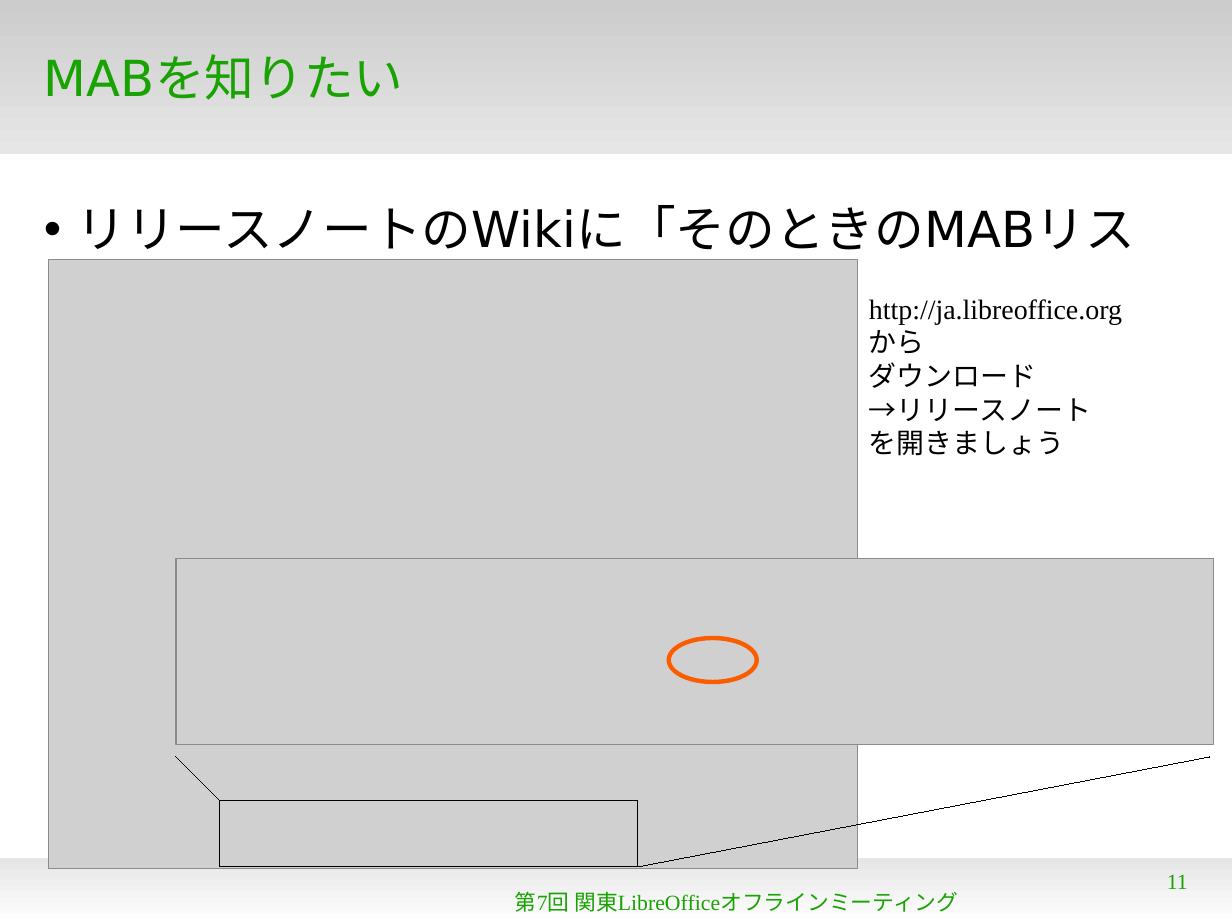
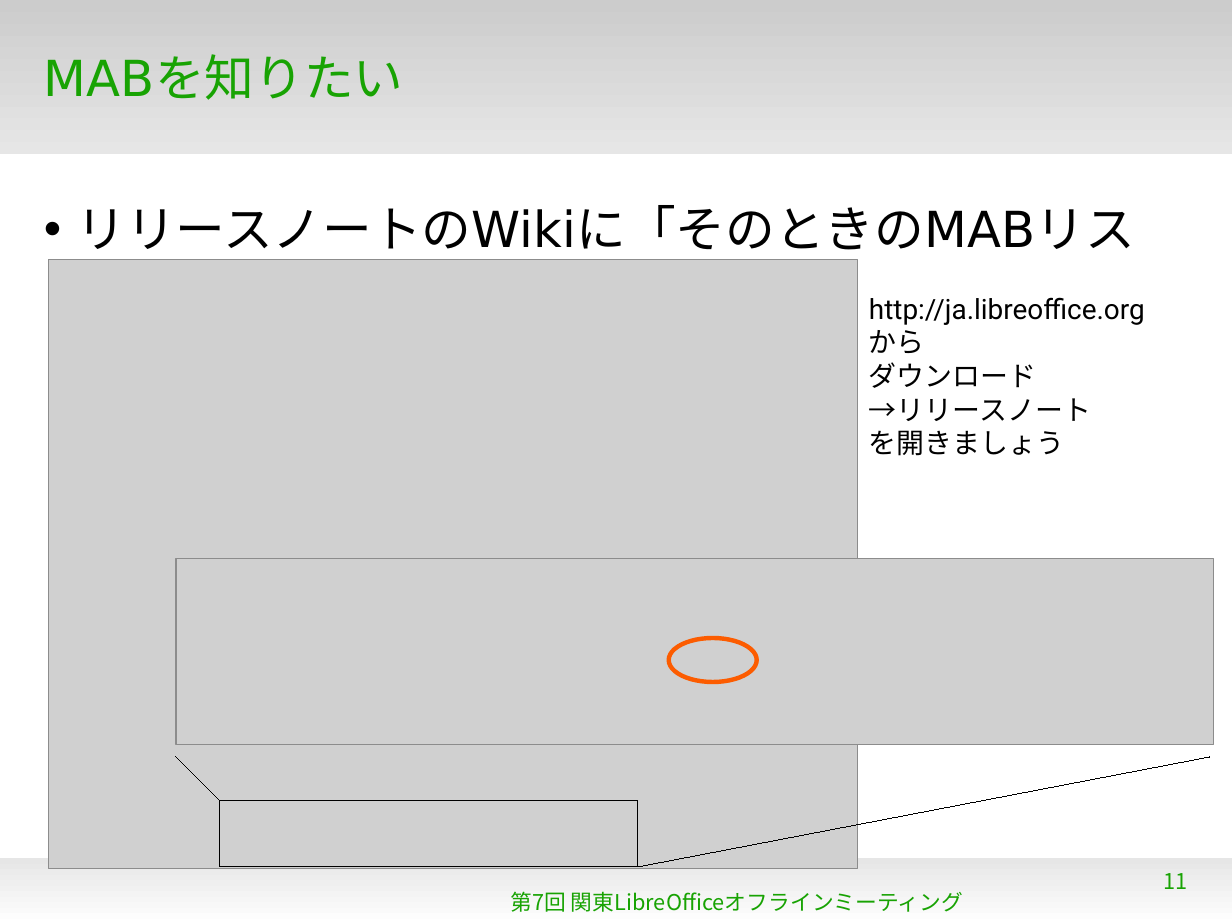
Before and after one commit to naruoga/KantoLibreOffice, a slide deck: slide 11 of Aug2013/MAB.odp. Drawn at 1232x924 pixels with LibreOffice and Linux fonts; fonts in the diff are those of the drawing; grey boxes stand for pictures; background and template pictures are left out. Boxes give left, top, right and bottom in pixels: in the first picture for what was removed or moved away, otherwise in the second. Text is boxed around its words. In the diff, an @@ line names an element or a change of style, - is before the commit and + after.

```diff
--- a/Aug2013/MAB.odp
+++ b/Aug2013/MAB.odp
@@ text "http://ja.libreoffice.org から ダウンロード →リリースノート を開きましょう" at box(869, 297, 1145, 456): font Times New Roman to Roboto @@
@@ page number at box(1164, 873, 1188, 889): font Times New Roman to Noto Sans CJK JP @@
@@ text "第7回 関東LibreOfficeオフラインミーティング" at box(510, 891, 963, 912): font Times New Roman to Noto Sans CJK JP @@
```
Also in this commit, not shown: 22 other slides changed.
